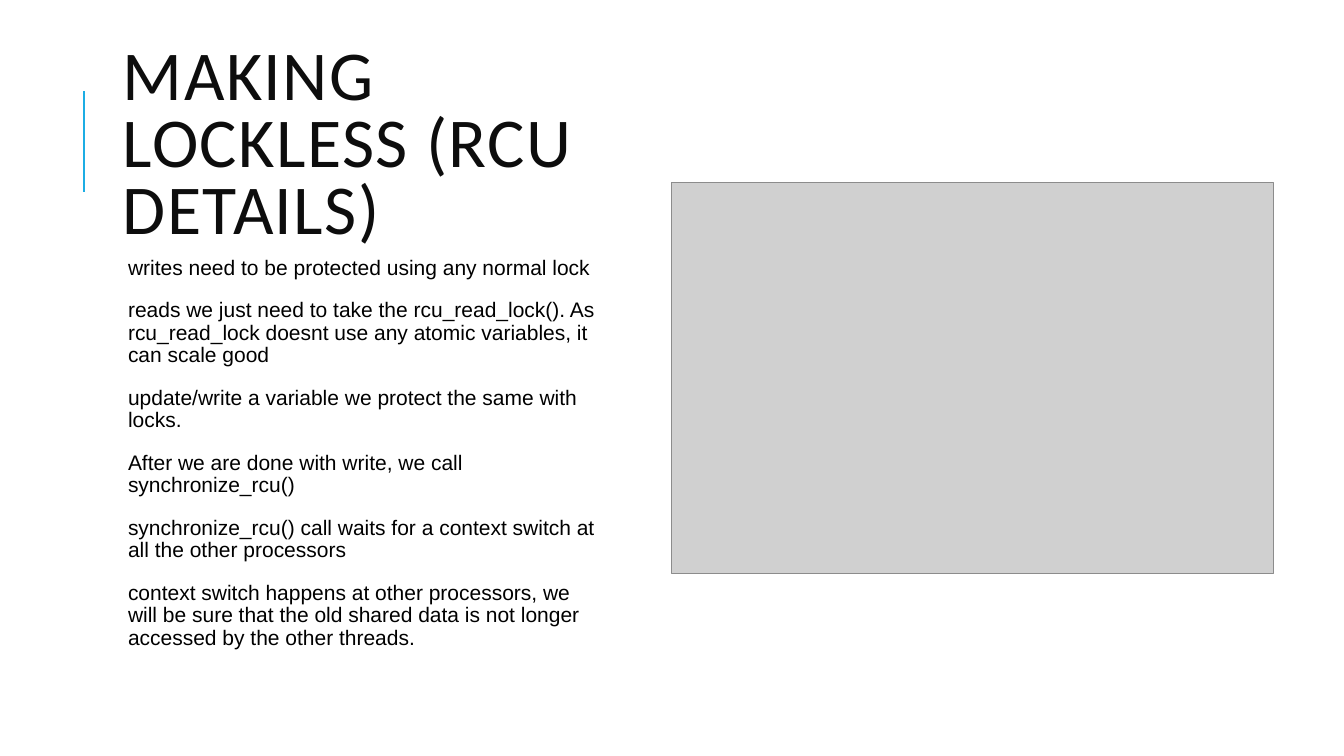
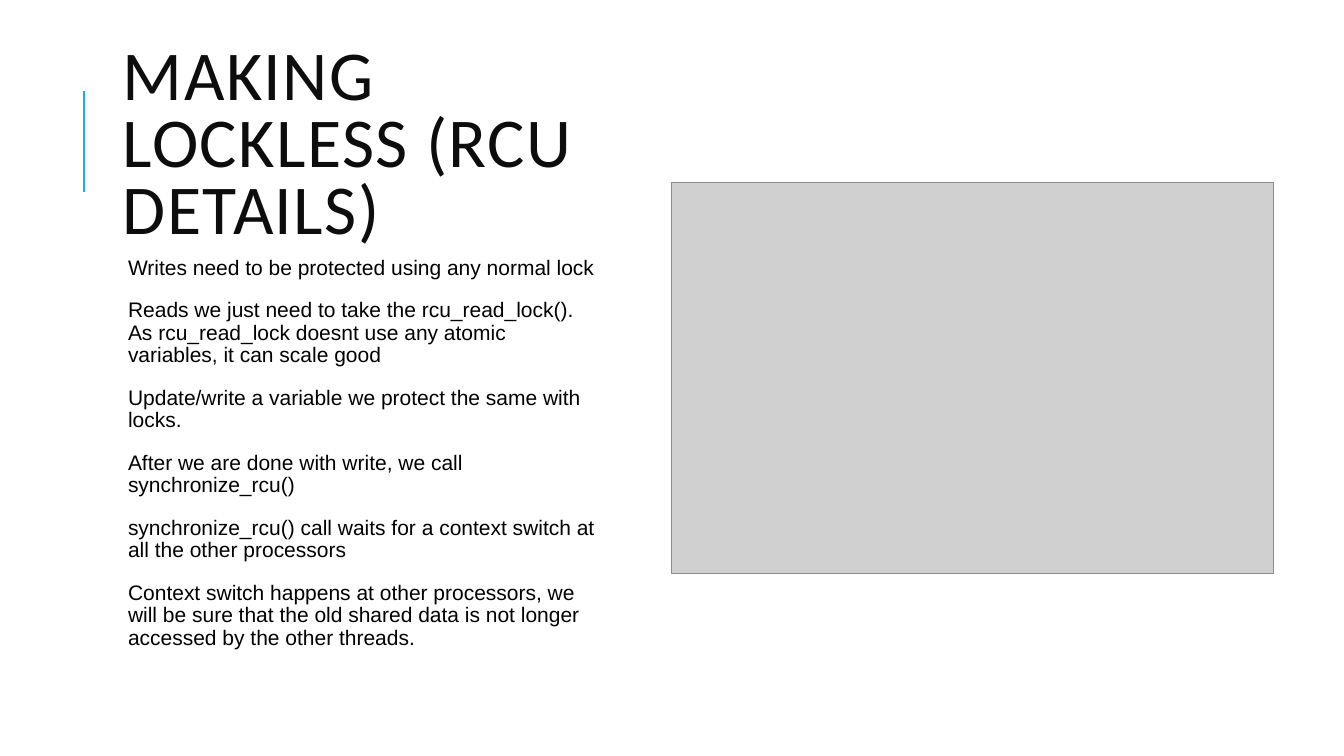
Before and after one commit to kundanthebest/osi2022, a slide deck: slide 16 of locking_presentation.pptx (slide 17 before the commit). Drawn at 1344x756 pixels with LibreOffice and Linux fonts; fonts in the diff are those of the drawing; grey boxes stand for pictures. Boxes give left, top, right and bottom in pixels: in the first picture for what was removed or moved away, otherwise in the second. Text is boxed around its words. In the diff, an @@ line names an element or a change of style, - is before the commit and + after.

```diff
--- a/locking_presentation.pptx
+++ b/locking_presentation.pptx
@@ text at (128, 259, 594, 428): text changed @@
-  writes need to be protected using any normal lock
-  reads we just need to take the rcu_read_lock(). As rcu_read_lock doesnt use any atomic variables, it can scale good
-  update/write a variable we protect the same with locks.
+  Writes need to be protected using any normal lock
+  Reads we just need to take the rcu_read_lock(). As rcu_read_lock doesnt use any atomic variables, it can scale good
+  Update/write a variable we protect the same with locks.
@@ text at (128, 584, 579, 650): text changed @@
-  context switch happens at other processors, we will be sure that the old shared data is not longer accessed by the other threads.
+  Context switch happens at other processors, we will be sure that the old shared data is not longer accessed by the other threads.
```
Also in this commit, not shown: 6 other slides changed, 1 slide added, 1 slide removed.
